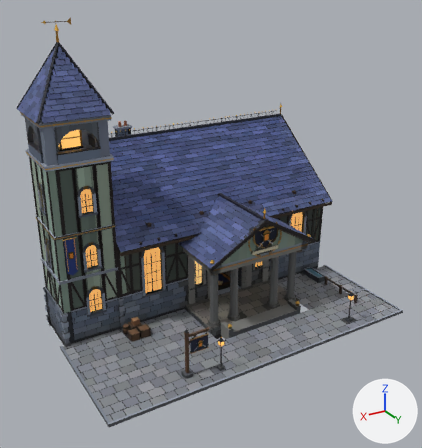
Renders of the glTF model public/models/tidehold/highwatch/guild.glb from each side of a commit.
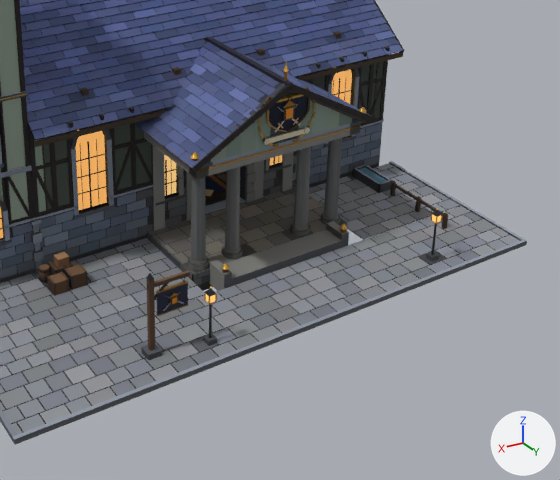
There are two pictures of each version: one whole from a camera (50 mm lens) standing at (36.0, 66.4, 38.5) and looking at (0.3, 6.9, 8.7), one close up on the part from 24% to 100% of the width and 38% to 100% of the height. The axes (+X, +Y, +Z) are drawn at lower right. The lights are the same throughout. The older version's two pictures come first. Where no turn or scale is listed for an object, it has been applied to the vertices. Vertices at exactly the same position are counted once.

The first close-up shows 'GuildGlow', 'GuildRoof', 'GuildShell', 'GuildTrim', 'GuildYard' and 2 more.
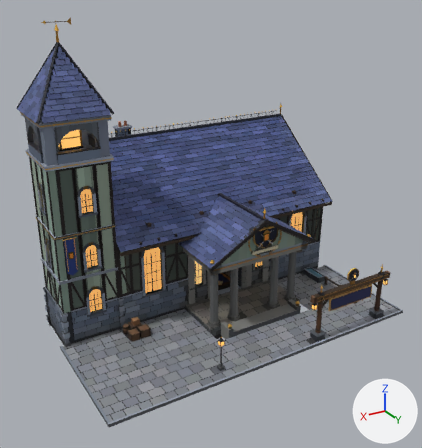
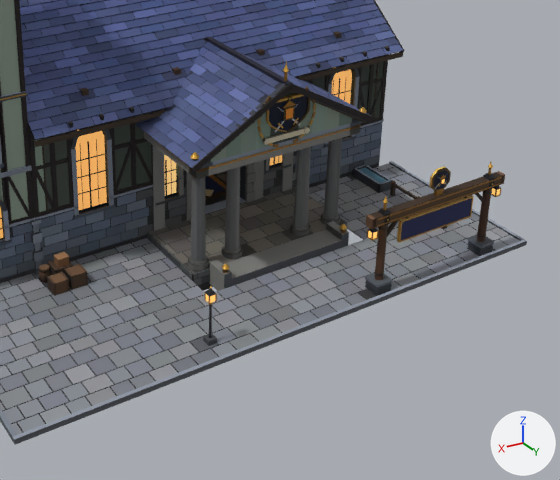
Where the newer file only moved an object's origin or applied its transform, the numbers keep the older frame.

The change, as a list of edits to the scene's bpy script:
```text
Change me_guildglow:
    used by ob_guildglow; location = (2.39, 1.96, 12.38)
    remove me_guildglow.from_pydata(...)  # 361 vertices, 496 faces; spans x -16.9..16.9, y -21.7..21.7, z -11.6..11.6
    add me_guildglow.from_pydata(...)  # 377 vertices, 512 faces; spans x -16.9..16.9, y -21.7..22.6, z -11.6..11.6
    me_guildglow part 1: the loose piece of 8 vertices spanning x -11.6..-11.2, y 21.2..21.7, z -9.3..-8.8 is moved by (-4.4, 0.9, 1.2)
    me_guildglow part 2: a new loose piece, a box spanning x -5.14..-4.73, y 22.14..22.54, z -8.07..-7.56, in mat_guildglowlantern
    other edits to the shape of me_guildglow do not show in these pictures
Change me_guildyard:
    used by ob_guildyard; location = (3.05, 18.08, 2.75)
    remove me_guildyard.from_pydata(...)  # 1806 vertices, 1718 faces; spans x -19.3..19.3, y -7.2..7.2, z -3.0..3.0
    add me_guildyard.from_pydata(...)  # 2592 vertices, 3038 faces; spans x -19.3..19.3, y -7.2..7.2, z -3.0..5.0
    me_guildyard part 3: a new loose piece, a box spanning x -16.6..-5.5, y 5.93..6.52, z 2.4..3.1, in mat_guildwood
    me_guildyard part 4: a new loose piece, an 8-sided cut cone along z (radius 0.3 at the low end, 0.28 at the high end) spanning x -15.93..-15.37, y 5.94..6.5, z -1.8..3.05, in mat_guildwood
    me_guildyard part 5: a new loose piece, a box spanning x -14.15..-7.95, y 6.14..6.31, z 0.6..2.0, in mat_guildwood
    me_guildyard part 6: the loose piece of 8 vertices spanning x -11.8, y 5.5..5.6, z 0.3..0.9 is turned -44.3 degrees about the y axis through its middle and scaled by 3.07, then moved by (4.7, 0.7, 1.2), in mat_guildwood
    me_guildyard part 7: a new loose piece, an 8-sided cut cone along z (radius 0.3 at the low end, 0.28 at the high end) spanning x -6.73..-6.17, y 5.94..6.5, z -1.8..3.05, in mat_guildwood
    me_guildyard part 8: a new loose piece, a box spanning x -5.5..-5.2, y 5.94..6.51, z 2.4..3.1, in mat_guildwood
    me_guildyard part 9: the loose piece of 8 vertices spanning x -12.3..-11.8, y 5.1..5.6, z 0.9..1.2 is moved by (-4.5, 0.9, 1.2)
    me_guildyard part 10: a new loose piece, a box spanning x -16.501..-5.601, y 6.524..6.564, z 2.481..2.561, in mat_guildmetal
    me_guildyard part 11: a new loose piece, a box spanning x -16.501..-5.601, y 6.524..6.564, z 2.94..3.02, in mat_guildmetal
    me_guildyard part 12: the loose piece of 8 vertices spanning x -12.3..-11.8, y 5.0..5.6, z -2.9..-2.3 is moved by (-3.6, 0.9, 5.4), in mat_guildmetal
    me_guildyard part 13: 22 loose pieces with 146 vertices, spanning x -12.2..10.0, y 4.1..5.5, z -2.9..3.0, are deleted
    me_guildyard part 14: 678 vertices added at x -16.3..-5.3, y 5.6..6.9, z -3.0..5.0
    me_guildyard part 15: 130 kept faces spanning x -18.2..11.8, y -6.0..6.9, z -2.6..1.3 get new vertex colours
    other edits to the shape of me_guildyard do not show in these pictures
```

Changed parts and their boxes (x1, y1, x2, y2) in the close-ups (560 x 480 px; the box of a moved part takes in the faces that stretch with it):
'GuildGlow', reshaped (mostly hidden): before (206, 214, 441, 303); after (206, 179, 500, 303)
part 1 of me_guildglow, moved or reshaped: before (432, 214, 441, 222); after (491, 188, 500, 196)
part 2 of me_guildglow, added: after (368, 231, 377, 239)
part 3 of me_guildyard, added (brown): after (370, 172, 502, 228)
part 4 of me_guildyard, added: after (477, 189, 492, 242)
part 5 of me_guildyard, added (blue): after (401, 198, 472, 240)
part 6 of me_guildyard, moved or reshaped (not visible before): after (387, 220, 399, 236)
part 7 of me_guildyard, added (brown): after (375, 225, 388, 280)
part 8 of me_guildyard, added: after (366, 215, 376, 229)
part 9 of me_guildyard, moved or reshaped: before (431, 210, 442, 217); after (494, 186, 501, 190)
part 10 of me_guildyard, added: after (377, 183, 501, 227)
part 11 of me_guildyard, added: after (377, 177, 502, 221)
part 12 of me_guildyard, moved or reshaped: before (426, 251, 439, 261); after (483, 175, 495, 189)
part 13 of me_guildyard, deleted: before (141, 222, 438, 360)
part 14 of me_guildyard, added: after (365, 164, 495, 296)
part 15 of me_guildyard, recoloured: (131, 230, 499, 367) in both
